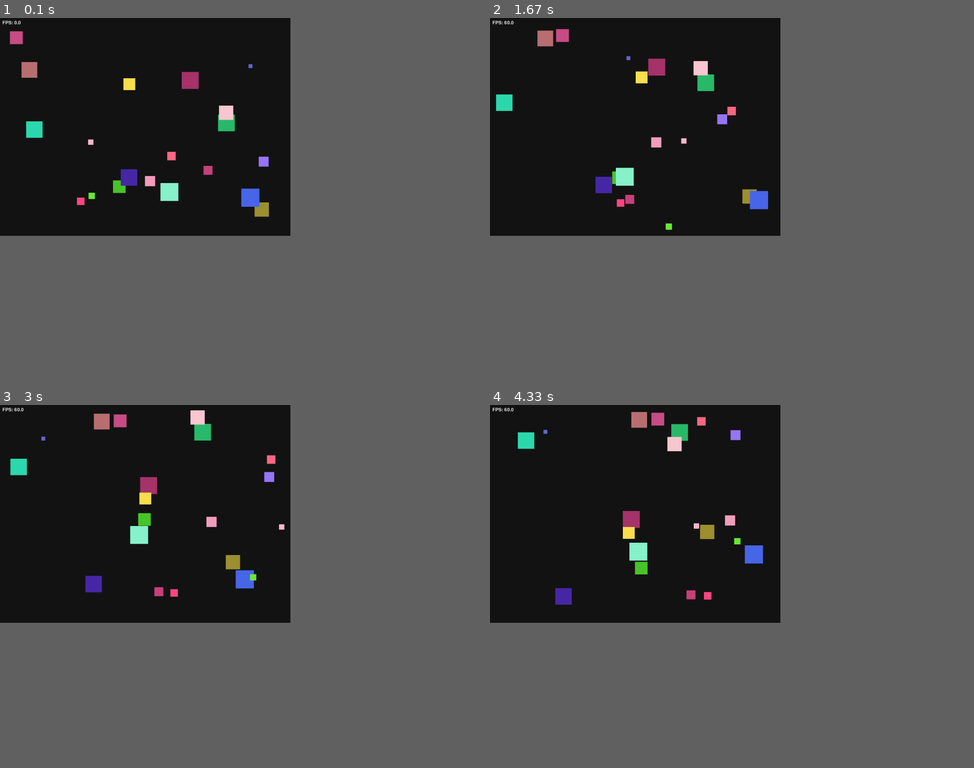
Above: before the commit, frames 1-4 (two rows, left to right).
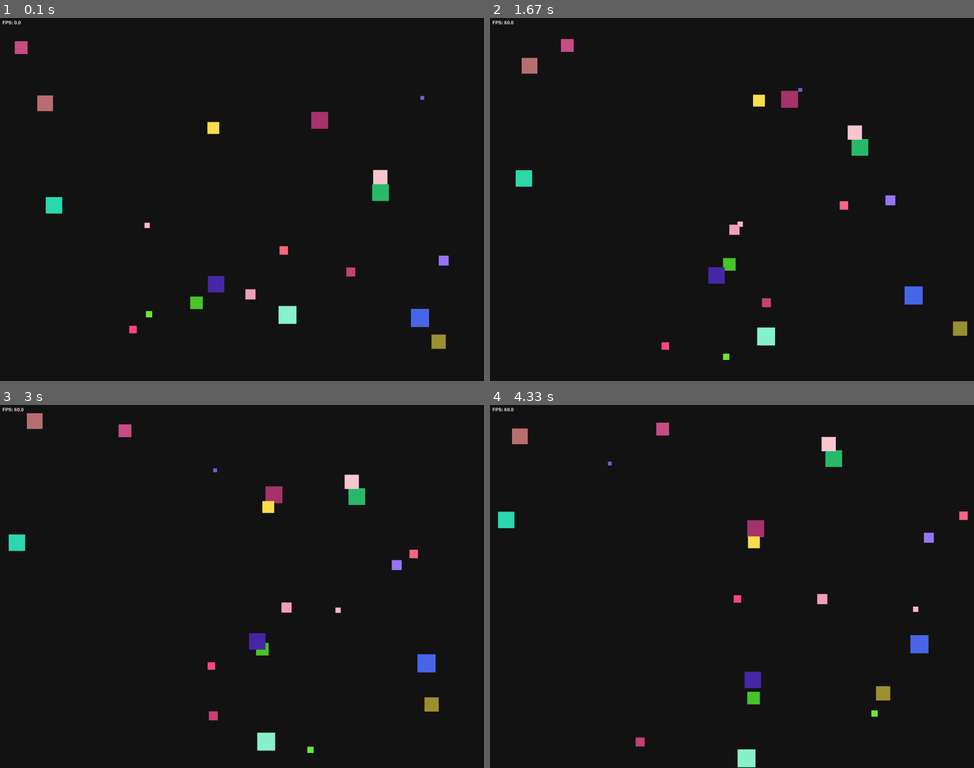
Above: after the commit, the same moments.

Repository: Meaow-09/lab8-pygame
Game: pygame game, started from main.py
Two runs of this game, one before a commit and one after it. Both use one fixed random seed, a clock stepped at 60 frames per second and the inputs below.
Inputs:
- Up to frame 1 (0.1 s): no input
- Up to frame 2 (1.67 s): no input
- Up to frame 3 (3 s): no input
- Up to frame 4 (4.33 s): no input
The window is 540x405 before the commit and 900x675 after it. Grey fills any space a smaller window leaves; there, only what the larger window draws over its background counts as a difference.

The runs differ from the first frame. In frame 1, 3.9% of the frame differs, in the area x 2-93%, y 3-92%; in frame 2, 3.9%; in frame 3, 3.9%; in frame 4, 3.9%.

Commit message:
code cleanup

Diff:
--- a/main.py
+++ b/main.py
@@ -2,8 +2,8 @@
 import random
 import pygame
 
-WIDTH = 1200
-HEIGHT = 900
+WIDTH = 2000
+HEIGHT = 1500
 FPS = 60
 SQUARE_COUNT = 20
 BACKGROUND_COLOR = (20, 20, 20)
@@ -107,10 +107,22 @@
     return True
 
 
-def find_closest_square(small: bool, square: dict, square_snapshots: list, square_index: int) -> tuple[float, float] | None:
+def find_closest_square(is_threat: bool, square: dict, square_snapshots: list, square_index: int) -> tuple[
+                                                                                                         float, float] | None:
+    """Find the closest larger square (threat to flee from) or smaller square (prey to chase).
+
+    Args:
+        is_threat: If True, find larger squares (flee). If False, find smaller squares (chase).
+        square: The square we're evaluating.
+        square_snapshots: Snapshot of all square positions for consistent detection.
+        square_index: Index of the current square.
+
+    Returns:
+        Direction vector pointing away from threat or toward prey, or None if none found.
+    """
     square_center_x = square["x"] + square["size"] / 2
     square_center_y = square["y"] + square["size"] / 2
-    direction = None
+    closest_direction = None
     min_distance = (WIDTH ** 2 + HEIGHT ** 2) ** 0.5
 
     for other_index, other in enumerate(square_snapshots):
@@ -118,12 +130,12 @@
             continue
 
         other_size = other[2]
-        if small:
-            if other_size < square["size"]:
-                continue
-        else:
-            if other_size > square["size"]:
-                continue
+
+        # Filter by threat type: larger squares are threats, smaller are prey.
+        if is_threat and other_size < square["size"]:
+            continue
+        if not is_threat and other_size > square["size"]:
+            continue
 
         other_center_x = other[0] + other_size / 2
         other_center_y = other[1] + other_size / 2
@@ -134,25 +146,47 @@
 
         if distance <= detection_range and distance < min_distance:
             min_distance = distance
-            direction = (x, y)
-    if direction and not small:
-        direction = (direction[0] * CHASING_FACTOR * -1, direction[1] * CHASING_FACTOR * -1)
-    return direction
-
-
-def calculate_new_direction(square: dict, square_snapshots: list, square_index: int):
-    """Adjust a square's velocity so it keeps its speed while fleeing."""
+            closest_direction = (x, y)
+
+    # For chasing: invert and amplify direction toward prey.
+    if closest_direction and not is_threat:
+        closest_direction = (
+            closest_direction[0] * CHASING_FACTOR * -1,
+            closest_direction[1] * CHASING_FACTOR * -1
+        )
+
+    return closest_direction
+
+
+def calculate_new_direction(square: dict, square_snapshots: list, square_index: int) -> tuple[float, float] | None:
+    """Calculate new velocity based on threats to flee from and prey to chase.
+
+    Rules:
+    - Flee from larger squares (threats).
+    - Chase smaller squares (prey).
+    - If both exist, balance both forces.
+    - Preserve speed magnitude.
+
+    Returns:
+        New (vx, vy) tuple or None if no adjustment needed.
+    """
     speed = (square["vx"] ** 2 + square["vy"] ** 2) ** 0.5
     speed_xy = None
+    # Find closest threat (larger square) and closest prey (smaller square).
     flee_direction = find_closest_square(True, square, square_snapshots, square_index)
     chase_direction = find_closest_square(False, square, square_snapshots, square_index)
+
+    # If neither exists, no change needed.
     if flee_direction and chase_direction is None:
         speed_xy = (square["vx"], square["vy"])
         return speed_xy
+    # If only prey exists, chase it.
     elif flee_direction is None:
         return chase_direction
+    # If only threat exists, flee from it.
     elif chase_direction is None:
         return flee_direction
+    # If both exist, combine forces: net = flee_vector + chase_vector.
     else:
         vx = flee_direction[0] - chase_direction[0]
         vy = flee_direction[1] - chase_direction[1]
@@ -165,17 +199,23 @@
 
 
 def update_squares(squares: list[dict], delta_time: float) -> None:
-    """Move the squares, bounce on edges, then apply flee behavior.
+    """Move the squares, bounce on edges, apply behavior, and manage lifetimes.
 
     delta_time: elapsed time in seconds since last frame.
     Movement is scaled by delta_time to ensure consistent speed regardless of frame rate.
-    """
-    # Snapshot the current positions first so flee checks use the same frame state.
+
+    Behavior:
+    - Smaller squares flee from larger squares (threats).
+    - Larger squares chase smaller squares (prey).
+    - Each square has a limited lifespan; when life_time expires, a new square spawns.
+    """
+    # Snapshot the current positions first so behavior checks use the same frame state.
     square_snapshots = [(square["x"], square["y"], square["size"]) for square in squares]
 
     for square in squares:
         # Update movement first so the frame has a single, predictable order of changes.
         square["life_time"] -= delta_time
+
         if square["life_time"] <= 0:
             squares.remove(square)
             new = create_square()
@@ -186,11 +226,11 @@
             square["y"] += square["vy"] * delta_time
             bounce_square_on_edges(square)
 
+    # Apply flee/chase behavior based on snapshots (all squares had the same position at frame start).
     for square_index, square in enumerate(squares):
-        speed_xy = calculate_new_direction(square, square_snapshots, square_index)
-        if speed_xy:
-            square["vx"] = speed_xy[0]
-            square["vy"] = speed_xy[1]
+        new_direction = calculate_new_direction(square, square_snapshots, square_index)
+        if new_direction is not None:
+            square["vx"], square["vy"] = new_direction
 
 
 def draw_scene(screen: pygame.Surface, squares: list[dict], hud_font, fps) -> None:
Not shown, changed: README.md
Not shown, added: docs/code_explorer_v1.html
Not shown, removed: main.py.backup
